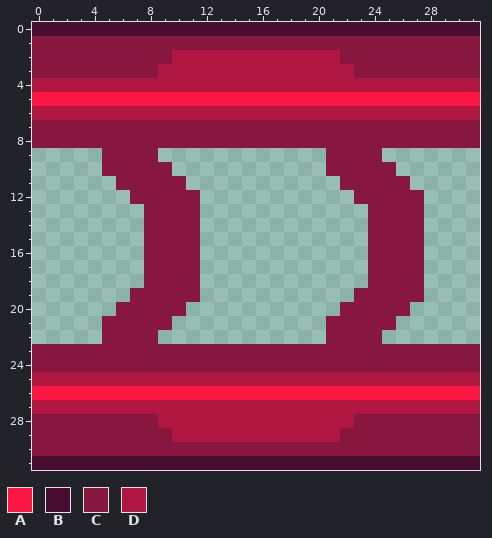
Two states of a pixel-art sprite, sprites/blocks/liquid/blood-vessel-top-0.png. The picture above was drawn from the file before the commit.
The file is 32x32 pixels.
Palette (. is transparent): A #ff1744  B #4a0d32  C #87173e  D #af1740
The same view after the edit:
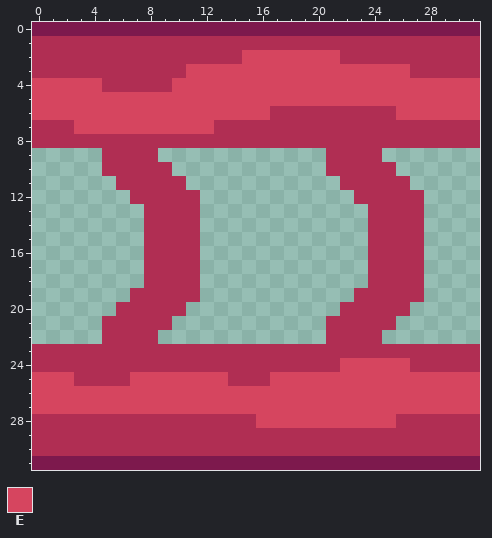
Colours new in this view: E #d6455f
The exact change:
Colour B changes from #4a0d32 to #7d194d.
Colour C changes from #87173e to #b02e53.
The edit turns colour D into colour C in row 2 at x 10 to 14; in row 3 at x 9 to 10; in row 4 at x 5 to 9; in row 6 at x 17 to 25; in row 25 at x 3 to 6 and 14 to 16; in row 28 at x 9 to 15.
The edit turns colour D into colour C in row 29 at x 10 to 21.
The edit turns colour A into colour E in row 5 at x 0 to 31; in row 26 at x 0 to 31.
The edit turns colour C into colour E in row 3 at x 23 to 26; in row 7 at x 3 to 12; in row 24 at x 22 to 26; in row 28 at x 23 to 25.
The edit turns colour D into colour E in row 2 at x 15 to 21; in row 3 at x 11 to 22; in row 4 at x 0 to 4 and 10 to 31; in row 6 at x 0 to 16 and 26 to 31; in row 25 at x 0 to 2, 7 to 13 and 17 to 31; in row 27 at x 0 to 31.
The edit turns colour D into colour E in row 28 at x 16 to 22.
Boxes around the changes in both pictures, in picture pixels (x1, y1, x2, y2):
changed: (32, 22, 480, 470)
